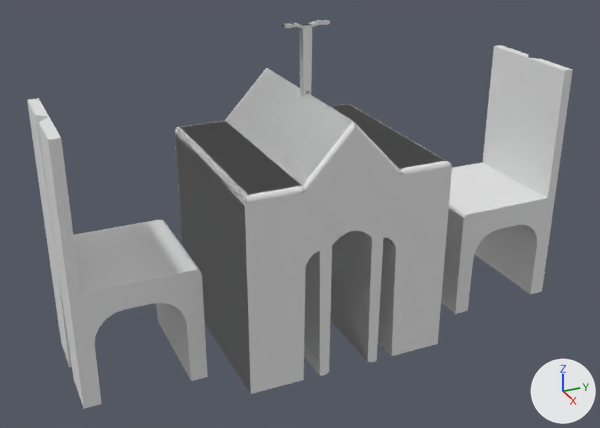
The Blender file 1. Biblioteca/Mesa Biblioteca.blend, before and after one commit.
Camera for both pictures: a 50 mm lens placed at (11.88, -5.45, 7.81), pointed at (0.11, -0.15, 1.93). The lights are fixed; the arrows at lower right show +X, +Y and +Z.

The older version as bpy lines, for what is in view:
```python
me_cube = bpy.data.meshes.new('Cube')
me_cube.from_pydata(...)  # 1568 vertices, 1242 faces; spans x -1.0..1.0, y -1.0..1.0, z -0.14..2.97
# before: 27 (-1.0, -0.32, 1.19), 83 (1.0, -0.32, 1.19) at pixel (319, 250), 84 (1.0, -0.31, -0.13) at pixel (319, 375), 437 (1.0, -0.31, -0.13) at pixel (319, 375), 494 (-1.0, -0.32, 1.19)
# before: 495 (-1.0, -0.31, -0.13)
me_cube_001 = bpy.data.meshes.new('Cube.001')
me_cube_001.from_pydata(...)  # 152 vertices, 116 faces; spans x -1.0..1.0, y -1.0..7.78, z -1.0..3.37
me_cube_001.polygons.foreach_set('use_smooth', [True] * 116)
ob_mesa = bpy.data.objects.new('Mesa', me_cube)
ob_mesa.location = (0.0, 0.0, 0.0)
ob_mesa.scale = (1.73, 1.73, 1.73)
ob_sillas = bpy.data.objects.new('Sillas', me_cube_001)
ob_sillas.location = (0.0, -3.2, 0.76)
```
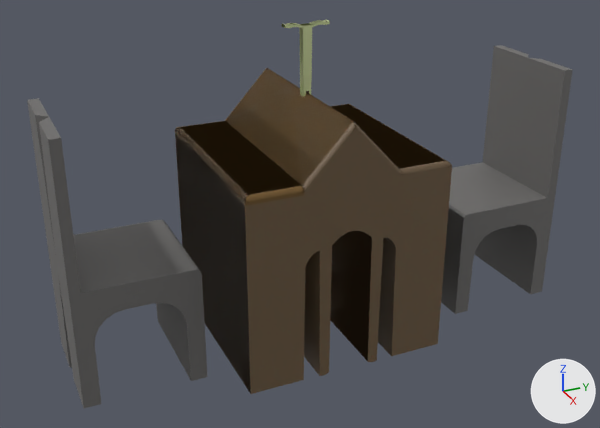
Pixel boxes (x1, y1, x2, y2) of what changed, in the pictures (600 x 428 px):
```json
{"object": "Sillas", "change": "recoloured", "before": [27, 45, 573, 408], "after": [27, 45, 573, 408]}
{"part": 1, "of": "me_cube", "change": "added", "after": [304, 251, 320, 376]}
{"part": 2, "of": "me_cube", "change": "recoloured", "before": [175, 68, 452, 394], "after": [175, 68, 452, 394], "on screen": "grey to brown"}
{"part": 3, "of": "me_cube", "change": "recoloured", "before": [282, 20, 330, 97], "after": [282, 20, 330, 97], "on screen": "grey to green"}
{"part": 4, "of": "me_cube", "change": "recoloured", "before": [181, 69, 452, 206], "after": [181, 69, 452, 206]}
```

Scene script edits in JSON lines:
```json
{"op": "add", "block": "mat_sillas", "code": ["mat_sillas = principled_material('Sillas')", "mat_sillas.base_color = (0.153, 0.148, 0.143)  # dark grey #6d6b6a"]}
{"op": "add", "block": "mat_café_oscuro", "code": ["mat_café_oscuro = principled_material('Café oscuro')", "mat_café_oscuro.base_color = (0.153, 0.0809, 0.0148)  # brown #6d5020"]}
{"op": "add", "block": "mat_metal", "code": ["mat_metal = principled_material('Metal')", "mat_metal.base_color = (0.716, 0.8, 0.421)  # green #dce7ae", "mat_metal.metallic = 0.516"]}
{"op": "add", "block": "mat_café", "code": ["mat_café = principled_material('Café')", "mat_café.base_color = (0.153, 0.0999, 0.0513)  # brown #6d5940", "mat_café.subsurface_weight = 0.0879"]}
{"block": "me_cube", "where": "# used by ob_mesa; location = (0.0, 0.0, 0.0); scale = (1.73, 1.73, 1.73)"}
{"block": "me_cube", "where": "# verts and faces of me_cube; kept vertices keep their numbers, new ones are numbered from 1568"}
{"op": "remove", "block": "me_cube", "code": "me_cube.from_pydata(...)  # 1568 vertices, 1242 faces; spans x -1.0..1.0, y -1.0..1.0, z -0.14..2.97"}
{"op": "add", "block": "me_cube", "code": "me_cube.from_pydata(...)  # 1568 vertices, 1244 faces; spans x -1.0..1.0, y -1.0..1.0, z -0.14..2.97"}
{"block": "me_cube", "change": "me_cube part 1"}
{"op": "add", "block": "me_cube", "code": "faces += [(83, 437, 495, 494, 84), (27, 494, 84, 437, 83)]  # mat_café (brown #6d5940)"}
{"block": "me_cube", "change": "me_cube part 2: 695 faces spanning x -1.0..1.0, y -1.0..1.0, z -0.14..2.97 switch from no material to mat_café (brown #6d5940)"}
{"block": "me_cube", "change": "me_cube part 3: 464 faces spanning x -0.04..0.04, y -0.22..0.22, z 2.28..2.97 switch from no material to mat_metal (green #dce7ae)"}
{"block": "me_cube", "change": "me_cube part 4: 83 faces spanning x -1.0..1.0, y -1.0..1.0, z -0.13..2.32 switch from no material to mat_café_oscuro (brown #6d5021)"}
{"block": "me_cube_001", "where": "me_cube_001.from_pydata(...)  # 152 vertices, 116 faces; spans x -1.0..1.0, y -1.0..7.78, z -1.0..3.37"}
{"op": "add", "block": "me_cube_001", "code": "me_cube_001.materials.append(mat_sillas)  # dark grey #6d6b6a"}
```
